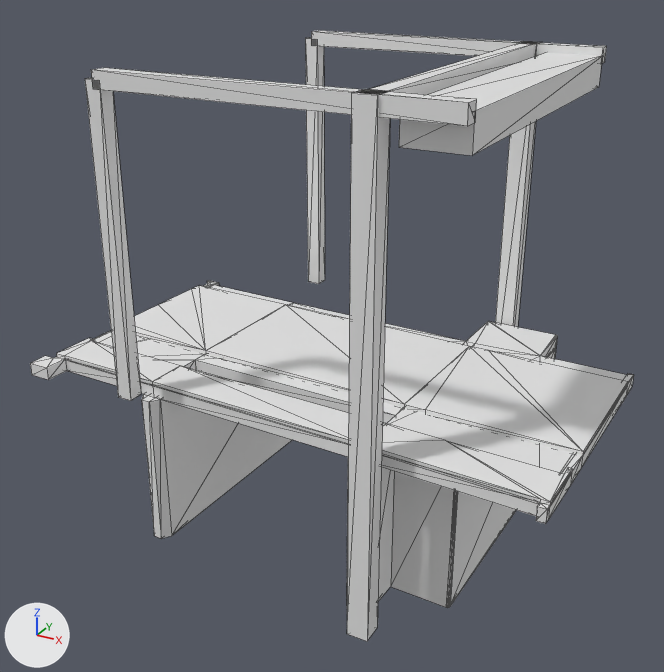
Two versions of the glTF model models/hoogezand/hoogezand-knijpsbrug/hoogezand-knijpsbrug.glb, one commit apart.
Camera for both pictures: a camera (50 mm lens) standing at (24.1, -45.1, 24.0) and looking at (-0.1, -1.1, 2.0). The lights are fixed; the arrows at lower left show +X, +Y and +Z. The picture after the commit comes second. Mesh edges are drawn as thin lines. Vertices at exactly the same position are counted once.

Objects in the first picture: 'building:balans', 'building:balans 2', 'building:contragewicht', 'building:hamei', 'building:hamei 2', 'building:hangstang', 'building:hangstang 2', 'building:pijler', 'building:pijler 2', 'building:portaal', 'road:dek', 'road:fietspad', 'road:fietspad 3', 'road:rijbaan regionale weg', 'road:rijbaan regionale weg 2', 'road:rijbaan regionale weg 3' and 4 more.
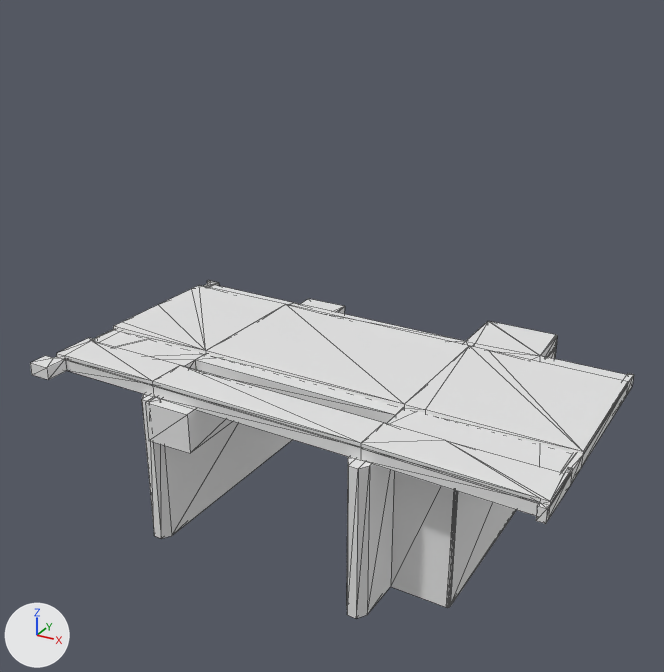
The edits, one by one:
me_contragewicht is used by ob_building_contragewicht; location (0.0, 0.0, 0.0).
me_contragewicht had 8 vertices, 12 faces and spanned x 8.1..11.3, y -10.2..10.2, z 15.8..17.6.
me_contragewicht now has 8 vertices, 12 faces and spans x -7.8..-4.8, y -9.3..9.3, z -3.1..-0.6.
me_contragewicht part 1: the whole mesh is scaled about its middle by (0.929, 0.912, 1.43), then moved by (-16.0, 0.0, -18.5).
Object 'building:hamei' (ob_building_hamei) is deleted.
Object 'building:hamei 2' (ob_building_hamei_2) is deleted.
Object 'building:portaal' (ob_building_portaal) is deleted.
Object 'building:balans' (ob_building_balans) is deleted.
Object 'building:hangstang' (ob_building_hangstang) is deleted.
Object 'building:balans 2' (ob_building_balans_2) is deleted.
Object 'building:hangstang 2' (ob_building_hangstang_2) is deleted.

Location of each change, [x1, y1, x2, y2] in pixels of the pictures (664 x 672 px):
'building:hamei 2', deleted: before [347, 89, 391, 641]
'building:contragewicht', moved, rescaled (49% taller): before [399, 53, 602, 156]; after [145, 299, 345, 453]
'building:balans 2', deleted: before [91, 68, 477, 126]
'building:hangstang 2', deleted: before [85, 78, 141, 401]
'building:hamei', deleted: before [495, 41, 543, 327]
'building:balans', deleted: before [311, 30, 607, 64]
'building:hangstang', deleted: before [305, 37, 325, 284]
'building:portaal', deleted: before [365, 42, 536, 95]
